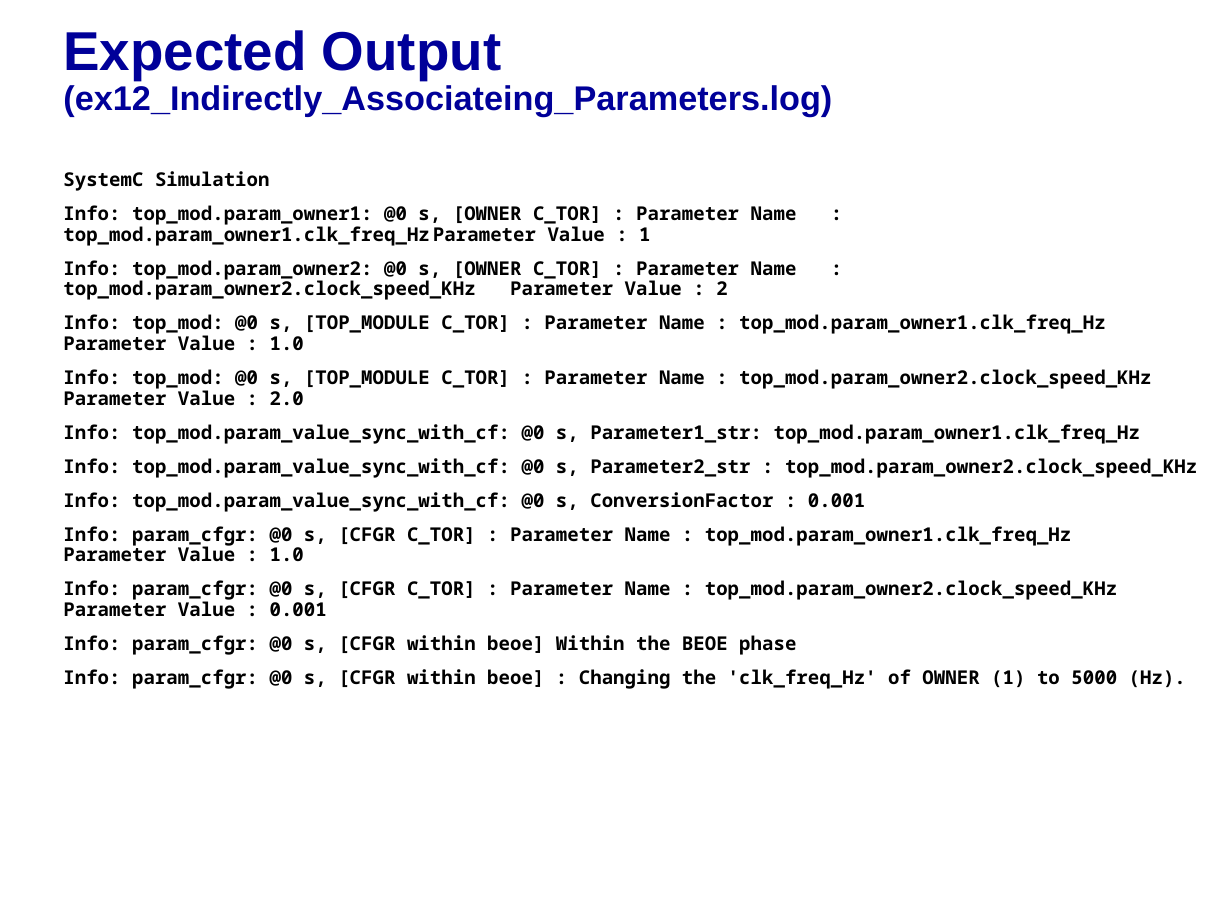
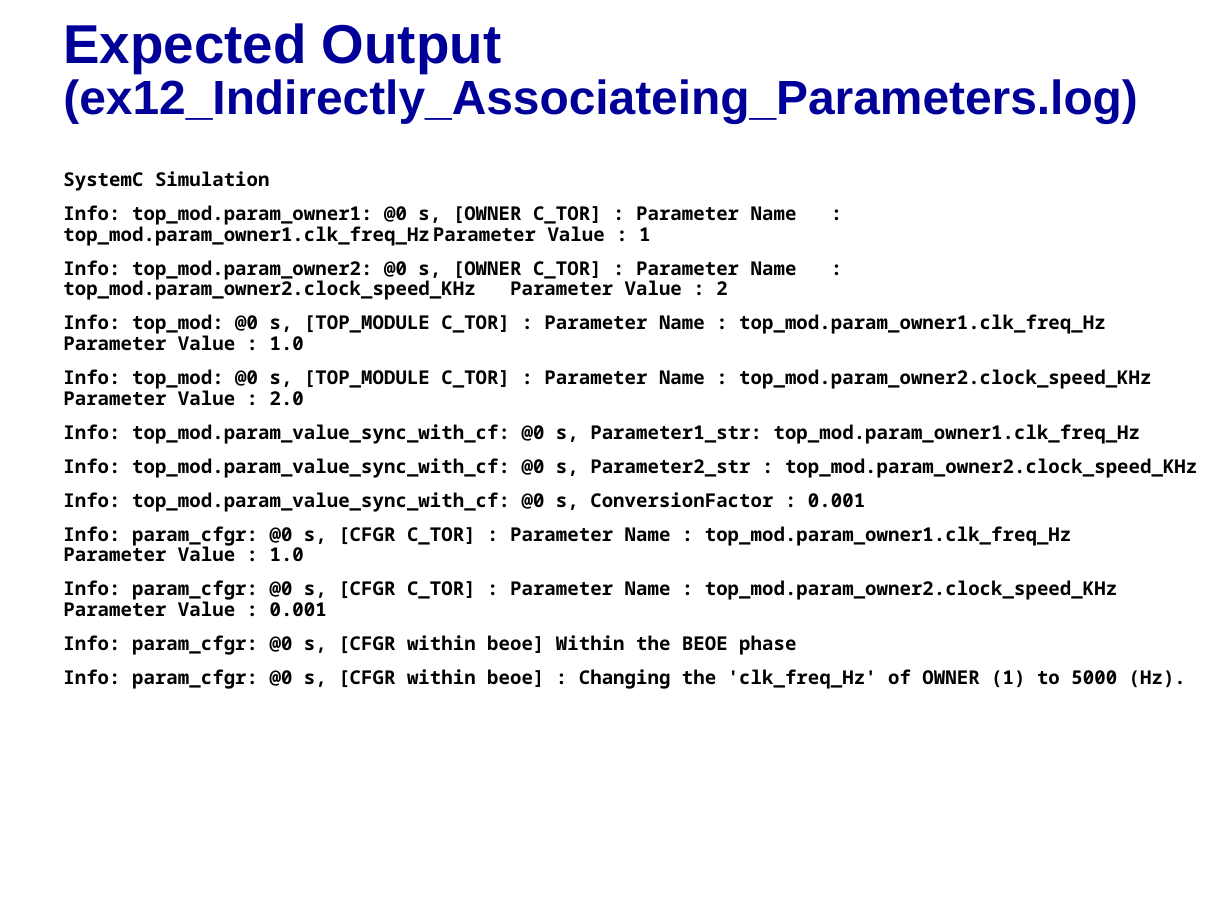
Before and after one commit to accellera-official/cci, a slide deck: slide 8 of examples/ex12_Indirectly_Associating_Parameters/docs/ex12_Indirectly_Associating_Parameters.ppt. Drawn at 1232x924 pixels with LibreOffice and Linux fonts; fonts in the diff are those of the drawing; background and template pictures are left out. Boxes give left, top, right and bottom in pixels: in the first picture for what was removed or moved away, otherwise in the second. Text is boxed around its words. In the diff, an @@ line names an element or a change of style, - is before the commit and + after.

```diff
--- a/examples/ex12_Indirectly_Associating_Parameters/docs/ex12_Indirectly_Associating_Parameters.ppt
+++ b/examples/ex12_Indirectly_Associating_Parameters/docs/ex12_Indirectly_Associating_Parameters.ppt
@@ title "Expected Output (ex12_Indirectly_Associateing_Parameters.log ..." at [63, 23, 1137, 123]: size 20 to 28 pt in "(ex12_Indirectly_Associateing_Parameters.log)" @@
```
Also in this commit, not shown: 3 other files.
